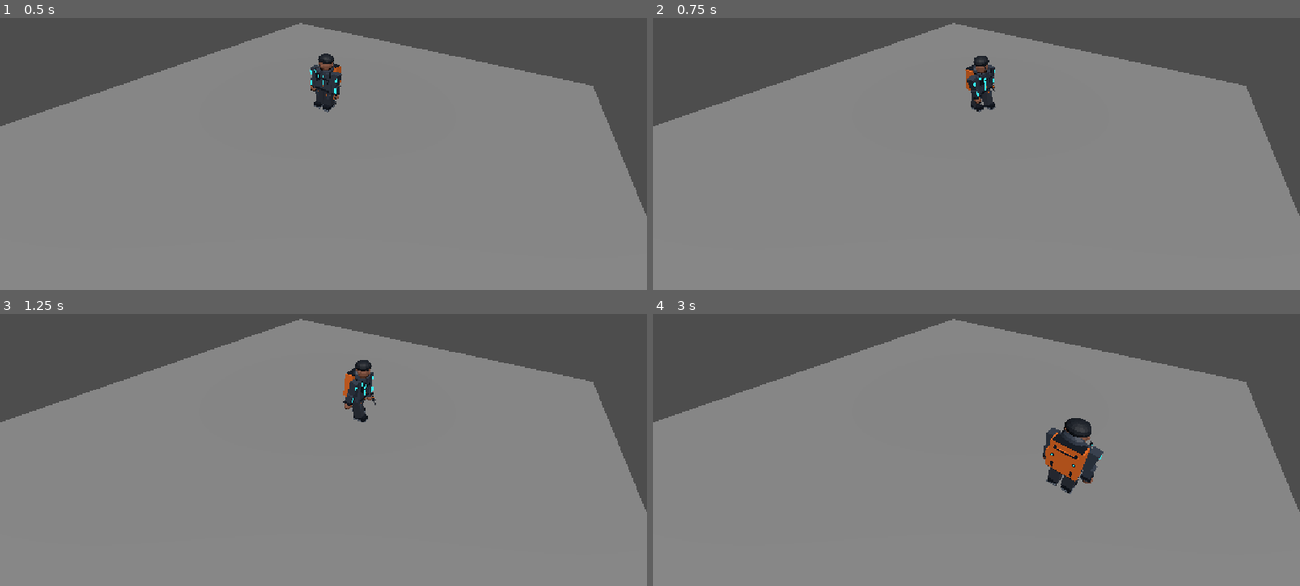
Above: before the commit, frames 1-4 (two rows, left to right).
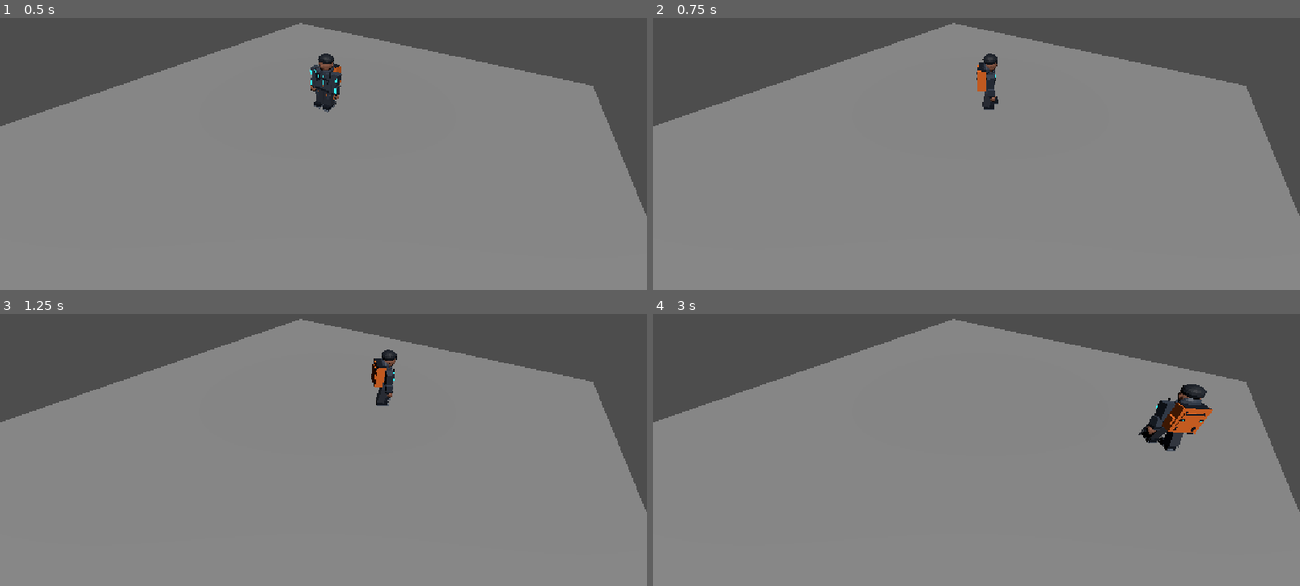
Above: after the commit, the same moments.

Repository: luismedinadl/la-ultima-ruta
Game: Godot game, scene res://scenes/test_level.tscn
Same seed, same stepped clock (60 frames per second), same inputs: the game is played once before the commit and once after it.
Inputs:
- Up to frame 1 (0.5 s): no input
- Up to frame 2 (0.75 s): tap Enter at 0.5 s; hold D (move_right) from 0.53 s (still down)
- Up to frame 3 (1.25 s): keep holding D (move_right)
- Up to frame 4 (3 s): release D (move_right) at 1.28 s; hold S (move_back) 1.28-2.03 s; hold D (move_right) 2.03-2.78 s; hold W (move_forward) from 2.78 s (still down)

Frame 1 is identical in both runs. In frame 2, 0.7% of the frame differs, in the area x 48-54%, y 13-35%; in frame 3, 1.3%; in frame 4, 3.2%, in the area x 60-87%, y 25-67%.

Commit message:
Mejorar movimiento de Nico relativo a cámara

Diff:
--- a/scenes/characters/nico_player.gd
+++ b/scenes/characters/nico_player.gd
@@ -1,9 +1,10 @@
 extends CharacterBody3D
 
 @export_category("Movimiento")
-@export var move_speed: float = 6.0
-@export var acceleration: float = 18.0
-@export var rotation_speed: float = 12.0
+@export var move_speed: float = 8.0
+@export var acceleration: float = 32.0
+@export var deceleration: float = 38.0
+@export var rotation_speed: float = 18.0
 @export var gravity: float = 24.0
 
 @onready var animation_player: AnimationPlayer = $Visual/AnimationPlayer
@@ -26,11 +27,9 @@
 		"move_back"
 	)
 
-	var direction := Vector3(input_direction.x, 0.0, input_direction.y)
+	var direction := _get_camera_relative_direction(input_direction)
 
-	if direction.length() > 0.0:
-		direction = direction.normalized()
-
+	if direction != Vector3.ZERO:
 		velocity.x = move_toward(
 			velocity.x,
 			direction.x * move_speed,
@@ -45,19 +44,42 @@
 		rotation.y = lerp_angle(
 			rotation.y,
 			atan2(direction.x, direction.z),
-			rotation_speed * delta
+			min(rotation_speed * delta, 1.0)
 		)
 
-		_play_animation("Nico_Walk")
+		_play_animation("Nico_Walk", 1.25)
 	else:
-		velocity.x = move_toward(velocity.x, 0.0, acceleration * delta)
-		velocity.z = move_toward(velocity.z, 0.0, acceleration * delta)
+		velocity.x = move_toward(velocity.x, 0.0, deceleration * delta)
+		velocity.z = move_toward(velocity.z, 0.0, deceleration * delta)
 
-		_play_animation("Nico_Idle")
+		_play_animation("Nico_Idle", 1.0)
 
 	move_and_slide()
 
 
-func _play_animation(animation_name: StringName) -> void:
+func _get_camera_relative_direction(input_direction: Vector2) -> Vector3:
+	var camera := get_viewport().get_camera_3d()
+
+	if camera == null:
+		return Vector3(input_direction.x, 0.0, input_direction.y).normalized()
+
+	var camera_forward := -camera.global_transform.basis.z
+	var camera_right := camera.global_transform.basis.x
+
+	camera_forward.y = 0.0
+	camera_right.y = 0.0
+
+	camera_forward = camera_forward.normalized()
+	camera_right = camera_right.normalized()
+
+	return (
+		camera_right * input_direction.x
+		+ camera_forward * -input_direction.y
+	).normalized()
+
+
+func _play_animation(animation_name: StringName, playback_speed: float) -> void:
+	animation_player.speed_scale = playback_speed
+
 	if animation_player.current_animation != animation_name:
 		animation_player.play(animation_name)
